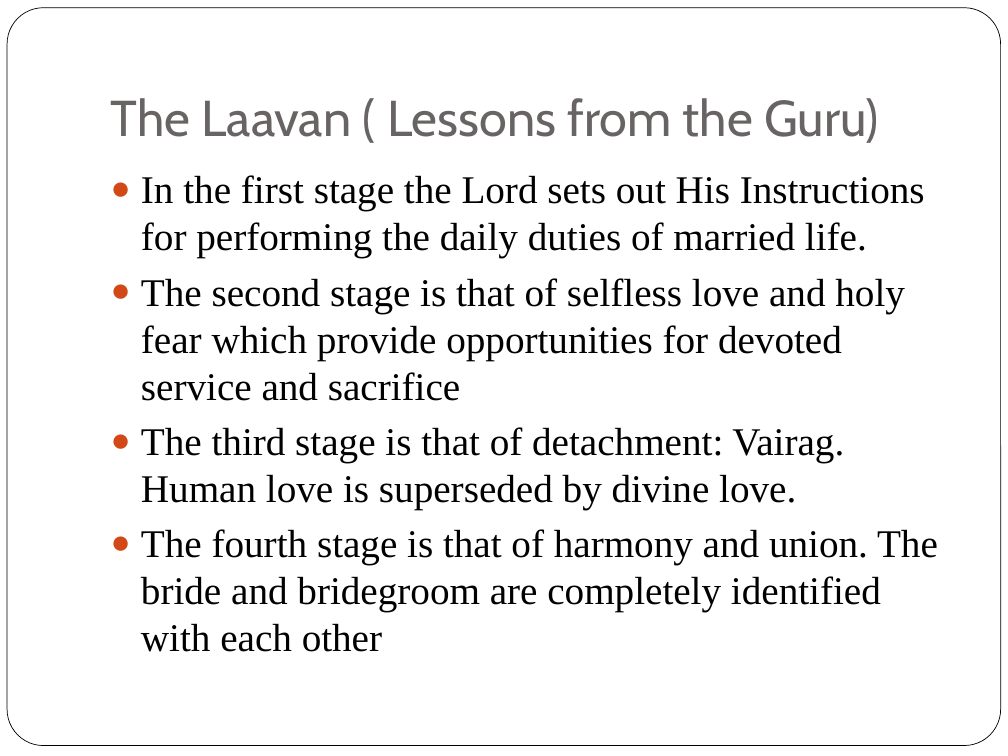
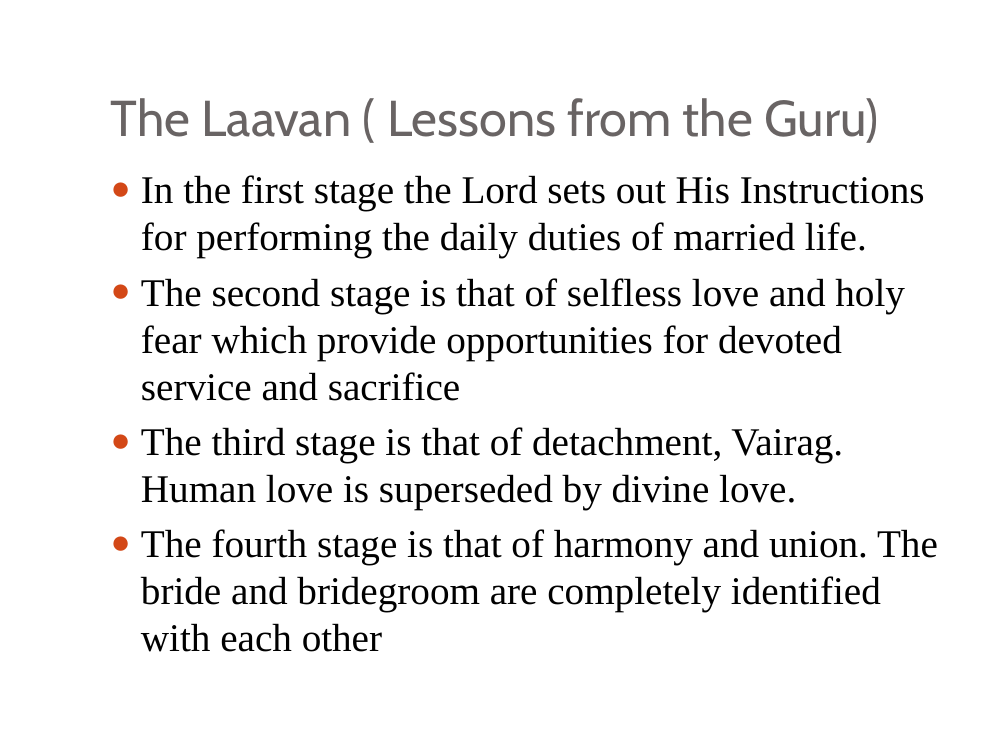
Before and after one commit to jagatsingh/sikhism, a slide deck: slide 4 of presentations/Anand Karaj Presentation.pptx. Drawn at 1008x756 pixels with LibreOffice and Linux fonts; fonts in the diff are those of the drawing; background and template pictures are left out. Boxes give left, top, right and bottom in pixels: in the first picture for what was removed or moved away, otherwise in the second. Text is boxed around its words. In the diff, an @@ line names an element or a change of style, - is before the commit and + after.

Commit message:
Theme changes

```diff
--- a/presentations/Anand Karaj Presentation.pptx
+++ b/presentations/Anand Karaj Presentation.pptx
@@ rounded rectangle at (7,8,1001,746): outline #000000 0.5 pt to #FFFFFF 0.5 pt @@
@@ text at (141,427,843,510): text changed @@
-    ● The third stage is that of detachment: Vairag. Human love is superseded by divine love.
+    ● The third stage is that of detachment, Vairag. Human love is superseded by divine love.
```
Also in this commit, not shown: 3 other slides changed.
